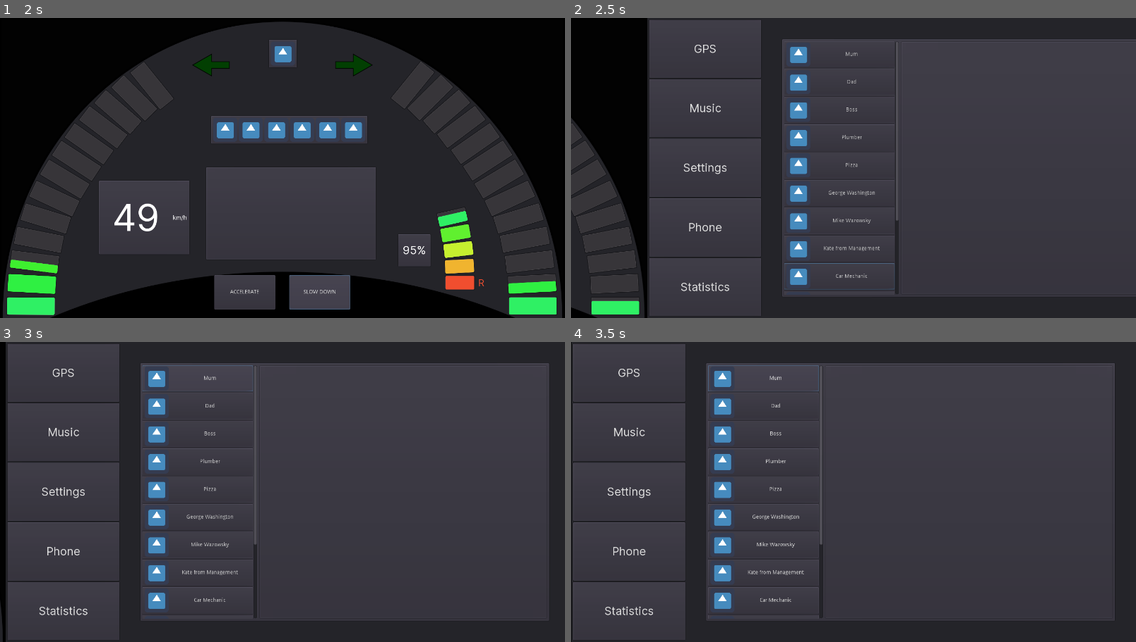
Above: before the commit, frames 1-4 (two rows, left to right).
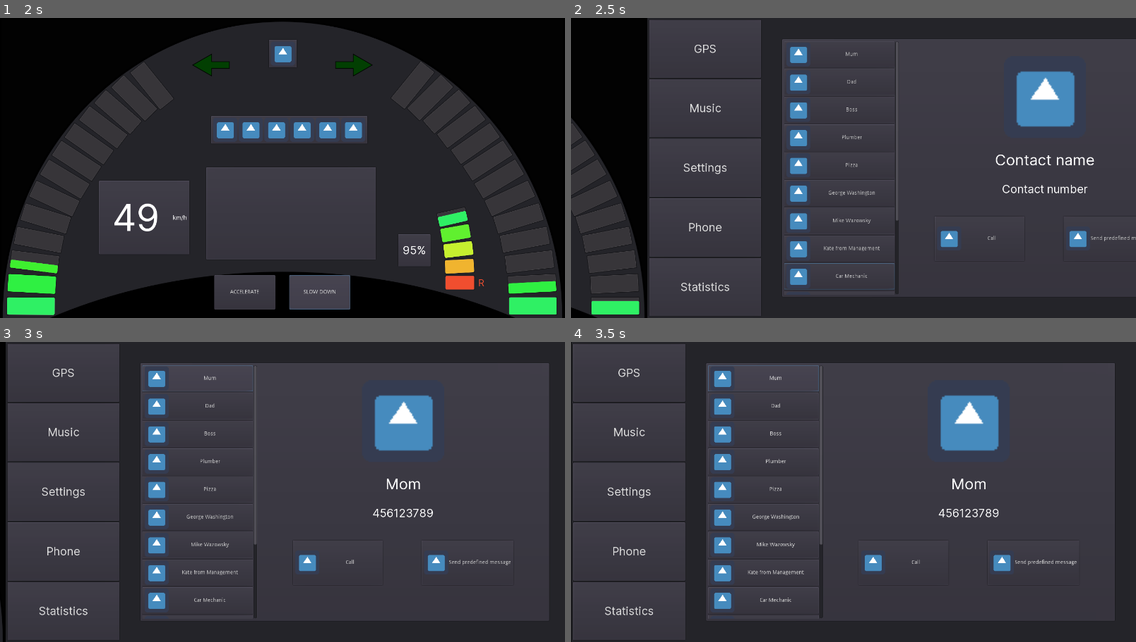
Above: after the commit, the same moments.

Repository: przadkap/car-dashboard
Game: Godot game, scene res://BTWScreen/BehindTheWheelScreen.tscn
The game is run twice, just before and just after one commit, with the same random seed, the same clock (stepped at 60 frames per second) and the same inputs. The engine's default icon, where the game draws it, is replaced by a stand-in: a white triangle on a blue panel in a dark square. Sound files missing from this copy of the repository are replaced by a short silence.
Inputs:
- Up to frame 1 (2 s): click "ACCELERATE" at 0.5 s; click "SLOW DOWN" at 1.25 s
- Up to frame 2 (2.5 s): tap Enter at 2 s; hold Right from 2.03 s (still down); tap 0 at 2.1 s
- Up to frame 3 (3 s): release Right at 2.75 s; click "Mum" at 2.75 s
- Up to frame 4 (3.5 s): no input

Frame 1 is identical in both runs. In frame 2, 2.7% of the frame differs, in the area x 65-100%, y 17-77%; in frame 3, 2.6%; in frame 4, 2.6%.

Commit message:
add contact switching

Diff:
--- a/Car Dashboard/BTWScreen/BehindTheWheelScreen.tscn
+++ b/Car Dashboard/BTWScreen/BehindTheWheelScreen.tscn
@@ -19,6 +19,8 @@
 [ext_resource path="res://BTWScreen/SpeedDigits.gd" type="Script" id=17]
 [ext_resource path="res://BTWScreen/FuelDigits.gd" type="Script" id=18]
 [ext_resource path="res://BTWScreen/MultimediaScreen.gd" type="Script" id=19]
+[ext_resource path="res://MMScreen/ContactList.gd" type="Script" id=20]
+[ext_resource path="res://MMScreen/Panel.gd" type="Script" id=21]
 
 [sub_resource type="DynamicFont" id=1]
 size = 100
@@ -40,6 +42,20 @@
 font_data = ExtResource( 7 )
 
 [sub_resource type="DynamicFont" id=7]
+size = 30
+font_data = ExtResource( 7 )
+
+[sub_resource type="StyleBoxEmpty" id=9]
+content_margin_left = 40.0
+content_margin_right = 40.0
+content_margin_top = 40.0
+content_margin_bottom = 40.0
+
+[sub_resource type="DynamicFont" id=10]
+size = 40
+font_data = ExtResource( 7 )
+
+[sub_resource type="DynamicFont" id=11]
 size = 30
 font_data = ExtResource( 7 )
 
@@ -974,6 +990,7 @@
 margin_bottom = 958.0
 size_flags_horizontal = 3
 size_flags_vertical = 3
+script = ExtResource( 20 )
 
 [node name="Contact1" type="Button" parent="MultimediaScreen/PanelContainer/SideSeparator/Content/Phone/HBoxContainer/Contacts/ContactList"]
 margin_right = 294.0
@@ -1070,7 +1087,7 @@
 margin_bottom = 810.0
 rect_min_size = Vector2( 0, 70 )
 size_flags_horizontal = 3
-text = "No mote ideas"
+text = "No more ideas"
 icon = ExtResource( 5 )
 
 [node name="Contact12" type="Button" parent="MultimediaScreen/PanelContainer/SideSeparator/Content/Phone/HBoxContainer/Contacts/ContactList"]
@@ -1098,6 +1115,93 @@
 size_flags_horizontal = 3
 size_flags_vertical = 3
 size_flags_stretch_ratio = 2.5
+custom_styles/panel = SubResource( 9 )
+script = ExtResource( 21 )
+
+[node name="VBoxContainer" type="VBoxContainer" parent="MultimediaScreen/PanelContainer/SideSeparator/Content/Phone/HBoxContainer/Panel"]
+margin_left = 40.0
+margin_top = 40.0
+margin_right = 725.0
+margin_bottom = 636.0
+
+[node name="Picture" type="TextureRect" parent="MultimediaScreen/PanelContainer/SideSeparator/Content/Phone/HBoxContainer/Panel/VBoxContainer"]
+margin_right = 685.0
+margin_bottom = 218.0
+size_flags_horizontal = 3
+size_flags_vertical = 3
+size_flags_stretch_ratio = 2.0
+texture = ExtResource( 5 )
+stretch_mode = 6
+
+[node name="Name" type="Label" parent="MultimediaScreen/PanelContainer/SideSeparator/Content/Phone/HBoxContainer/Panel/VBoxContainer"]
+margin_top = 252.0
+margin_right = 685.0
+margin_bottom = 301.0
+size_flags_horizontal = 3
+size_flags_vertical = 6
+custom_fonts/font = SubResource( 10 )
+text = "Contact name"
+align = 1
+valign = 1
+
+[node name="Number" type="Label" parent="MultimediaScreen/PanelContainer/SideSeparator/Content/Phone/HBoxContainer/Panel/VBoxContainer"]
+margin_top = 335.0
+margin_right = 685.0
+margin_bottom = 373.0
+size_flags_horizontal = 3
+custom_fonts/font = SubResource( 11 )
+text = "Contact number"
+align = 1
+valign = 1
+
+[node name="HBoxContainer" type="HBoxContainer" parent="MultimediaScreen/PanelContainer/SideSeparator/Content/Phone/HBoxContainer/Panel/VBoxContainer"]
+margin_top = 377.0
+margin_right = 685.0
+margin_bottom = 596.0
+size_flags_horizontal = 3
+size_flags_vertical = 3
+size_flags_stretch_ratio = 2.0
+
+[node name="MarginContainer" type="MarginContainer" parent="MultimediaScreen/PanelContainer/SideSeparator/Content/Phone/HBoxContainer/Panel/VBoxContainer/HBoxContainer"]
+margin_right = 338.0
+margin_bottom = 219.0
+size_flags_horizontal = 3
+size_flags_vertical = 3
+custom_constants/margin_right = 50
+custom_constants/margin_top = 50
+custom_constants/margin_left = 50
+custom_constants/margin_bottom = 50
+
+[node name="Call" type="Button" parent="MultimediaScreen/PanelContainer/SideSeparator/Content/Phone/HBoxContainer/Panel/VBoxContainer/HBoxContainer/MarginContainer"]
+margin_left = 50.0
+margin_top = 50.0
+margin_right = 288.0
+margin_bottom = 169.0
+size_flags_horizontal = 3
+size_flags_vertical = 3
+text = "Call"
+icon = ExtResource( 5 )
+
+[node name="MarginContainer2" type="MarginContainer" parent="MultimediaScreen/PanelContainer/SideSeparator/Content/Phone/HBoxContainer/Panel/VBoxContainer/HBoxContainer"]
+margin_left = 342.0
+margin_right = 685.0
+margin_bottom = 219.0
+size_flags_horizontal = 3
+size_flags_vertical = 3
+custom_constants/margin_right = 50
+custom_constants/margin_top = 50
+custom_constants/margin_left = 50
+custom_constants/margin_bottom = 50
+
+[node name="Message" type="Button" parent="MultimediaScreen/PanelContainer/SideSeparator/Content/Phone/HBoxContainer/Panel/VBoxContainer/HBoxContainer/MarginContainer2"]
+margin_left = 50.0
+margin_top = 50.0
+margin_right = 293.0
+margin_bottom = 169.0
+size_flags_horizontal = 3
+size_flags_vertical = 3
+text = "Send predefined message"
+icon = ExtResource( 5 )
 
 [node name="MusicAudio" type="AudioStreamPlayer" parent="MultimediaScreen"]
 volume_db = -10.0
@@ -1133,4 +1237,18 @@
 [connection signal="song_data_changed" from="MultimediaScreen" to="MultimediaScreen/PanelContainer/SideSeparator/Content/MusicPlayer" method="_on_MultimediaScreen_song_data_changed"]
 [connection signal="music_toggle" from="MultimediaScreen/PanelContainer/SideSeparator/Content/MusicPlayer" to="MultimediaScreen" method="_on_MusicPlayer_music_toggle"]
 [connection signal="switch_song" from="MultimediaScreen/PanelContainer/SideSeparator/Content/MusicPlayer" to="MultimediaScreen" method="_on_MusicPlayer_switch_song"]
+[connection signal="contact_changed" from="MultimediaScreen/PanelContainer/SideSeparator/Content/Phone/HBoxContainer/Contacts/ContactList" to="MultimediaScreen/PanelContainer/SideSeparator/Content/Phone/HBoxContainer/Panel" method="_on_ContactList_contact_changed"]
+[connection signal="pressed" from="MultimediaScreen/PanelContainer/SideSeparator/Content/Phone/HBoxContainer/Contacts/ContactList/Contact1" to="MultimediaScreen/PanelContainer/SideSeparator/Content/Phone/HBoxContainer/Contacts/ContactList" method="_on_Contact1_pressed"]
+[connection signal="pressed" from="MultimediaScreen/PanelContainer/SideSeparator/Content/Phone/HBoxContainer/Contacts/ContactList/Contact2" to="MultimediaScreen/PanelContainer/SideSeparator/Content/Phone/HBoxContainer/Contacts/ContactList" method="_on_Contact2_pressed"]
+[connection signal="pressed" from="MultimediaScreen/PanelContainer/SideSeparator/Content/Phone/HBoxContainer/Contacts/ContactList/Contact3" to="MultimediaScreen/PanelContainer/SideSeparator/Content/Phone/HBoxContainer/Contacts/ContactList" method="_on_Contact3_pressed"]
+[connection signal="pressed" from="MultimediaScreen/PanelContainer/SideSeparator/Content/Phone/HBoxContainer/Contacts/ContactList/Contact4" to="MultimediaScreen/PanelContainer/SideSeparator/Content/Phone/HBoxContainer/Contacts/ContactList" method="_on_Contact4_pressed"]
+[connection signal="pressed" from="MultimediaScreen/PanelContainer/SideSeparator/Content/Phone/HBoxContainer/Contacts/ContactList/Contact5" to="MultimediaScreen/PanelContainer/SideSeparator/Content/Phone/HBoxContainer/Contacts/ContactList" method="_on_Contact5_pressed"]
+[connection signal="pressed" from="MultimediaScreen/PanelContainer/SideSeparator/Content/Phone/HBoxContainer/Contacts/ContactList/Contact6" to="MultimediaScreen/PanelContainer/SideSeparator/Content/Phone/HBoxContainer/Contacts/ContactList" method="_on_Contact6_pressed"]
+[connection signal="pressed" from="MultimediaScreen/PanelContainer/SideSeparator/Content/Phone/HBoxContainer/Contacts/ContactList/Contact7" to="MultimediaScreen/PanelContainer/SideSeparator/Content/Phone/HBoxContainer/Contacts/ContactList" method="_on_Contact7_pressed"]
+[connection signal="pressed" from="MultimediaScreen/PanelContainer/SideSeparator/Content/Phone/HBoxContainer/Contacts/ContactList/Contact8" to="MultimediaScreen/PanelContainer/SideSeparator/Content/Phone/HBoxContainer/Contacts/ContactList" method="_on_Contact8_pressed"]
+[connection signal="pressed" from="MultimediaScreen/PanelContainer/SideSeparator/Content/Phone/HBoxContainer/Contacts/ContactList/Contact9" to="MultimediaScreen/PanelContainer/SideSeparator/Content/Phone/HBoxContainer/Contacts/ContactList" method="_on_Contact9_pressed"]
+[connection signal="pressed" from="MultimediaScreen/PanelContainer/SideSeparator/Content/Phone/HBoxContainer/Contacts/ContactList/Contact10" to="MultimediaScreen/PanelContainer/SideSeparator/Content/Phone/HBoxContainer/Contacts/ContactList" method="_on_Contact10_pressed"]
+[connection signal="pressed" from="MultimediaScreen/PanelContainer/SideSeparator/Content/Phone/HBoxContainer/Contacts/ContactList/Contact11" to="MultimediaScreen/PanelContainer/SideSeparator/Content/Phone/HBoxContainer/Contacts/ContactList" method="_on_Contact11_pressed"]
+[connection signal="pressed" from="MultimediaScreen/PanelContainer/SideSeparator/Content/Phone/HBoxContainer/Contacts/ContactList/Contact12" to="MultimediaScreen/PanelContainer/SideSeparator/Content/Phone/HBoxContainer/Contacts/ContactList" method="_on_Contact12_pressed"]
+[connection signal="pressed" from="MultimediaScreen/PanelContainer/SideSeparator/Content/Phone/HBoxContainer/Contacts/ContactList/Contact13" to="MultimediaScreen/PanelContainer/SideSeparator/Content/Phone/HBoxContainer/Contacts/ContactList" method="_on_Contact13_pressed"]
 [connection signal="finished" from="MultimediaScreen/MusicAudio" to="MultimediaScreen" method="_on_MusicAudio_finished"]
--- /dev/null
+++ b/Car Dashboard/MMScreen/ContactList.gd
@@ -0,0 +1,76 @@
+extends VBoxContainer
+
+signal contact_changed
+
+var contacts = [
+	{"name": "Mom", "number": "456123789"},
+	{"name": "Dad", "number": "456123789"},
+	{"name": "Boss", "number": "44534589"},
+	{"name": "Plumber", "number": "456121239"},
+	{"name": "Pizza", "number": "4563123789"},
+	{"name": "George Washington", "number": "453463489"},
+	{"name": "Mike Wazowski", "number": "456123789"},
+	{"name": "Kate from Management", "number": "123139"},
+	{"name": "Car Mechanic", "number": "45574743789"},
+	{"name": "XYZ", "number": "456123789"},
+	{"name": "No more ideas", "number": "45623222"},
+	{"name": "Mcdonalds?", "number": "45622222789"},
+	{"name": "Monica", "number": "4561111119"},
+]
+
+
+func _ready():
+	pass # Replace with function body.
+
+
+
+func _on_Contact1_pressed():
+	emit_signal("contact_changed", contacts[0])
+
+
+func _on_Contact2_pressed():
+	emit_signal("contact_changed", contacts[1])
+
+
+func _on_Contact3_pressed():
+	emit_signal("contact_changed", contacts[2])
+
+
+func _on_Contact4_pressed():
+	emit_signal("contact_changed", contacts[3])
+
+
+func _on_Contact5_pressed():
+	emit_signal("contact_changed", contacts[4])
+
+
+func _on_Contact6_pressed():
+	emit_signal("contact_changed", contacts[5])
+
+
+func _on_Contact7_pressed():
+	emit_signal("contact_changed", contacts[6])
+
+
+func _on_Contact8_pressed():
+	emit_signal("contact_changed", contacts[7])
+
+
+func _on_Contact9_pressed():
+	emit_signal("contact_changed", contacts[8])
+
+
+func _on_Contact10_pressed():
+	emit_signal("contact_changed", contacts[9])
+
+
+func _on_Contact11_pressed():
+	emit_signal("contact_changed", contacts[10])
+
+
+func _on_Contact12_pressed():
+	emit_signal("contact_changed", contacts[11])
+
+
+func _on_Contact13_pressed():
+	emit_signal("contact_changed", contacts[12])
--- /dev/null
+++ b/Car Dashboard/MMScreen/Panel.gd
@@ -0,0 +1,21 @@
+extends PanelContainer
+
+
+# Declare member variables here. Examples:
+# var a = 2
+# var b = "text"
+
+
+# Called when the node enters the scene tree for the first time.
+func _ready():
+	pass # Replace with function body.
+
+
+# Called every frame. 'delta' is the elapsed time since the previous frame.
+#func _process(delta):
+#	pass
+
+
+func _on_ContactList_contact_changed(new_contact):
+	$VBoxContainer/Name.text = new_contact["name"]
+	$VBoxContainer/Number.text = new_contact["number"]
Not shown: 1 places in Car Dashboard/BTWScreen/BehindTheWheelScreen.tscn that only renumber resources
